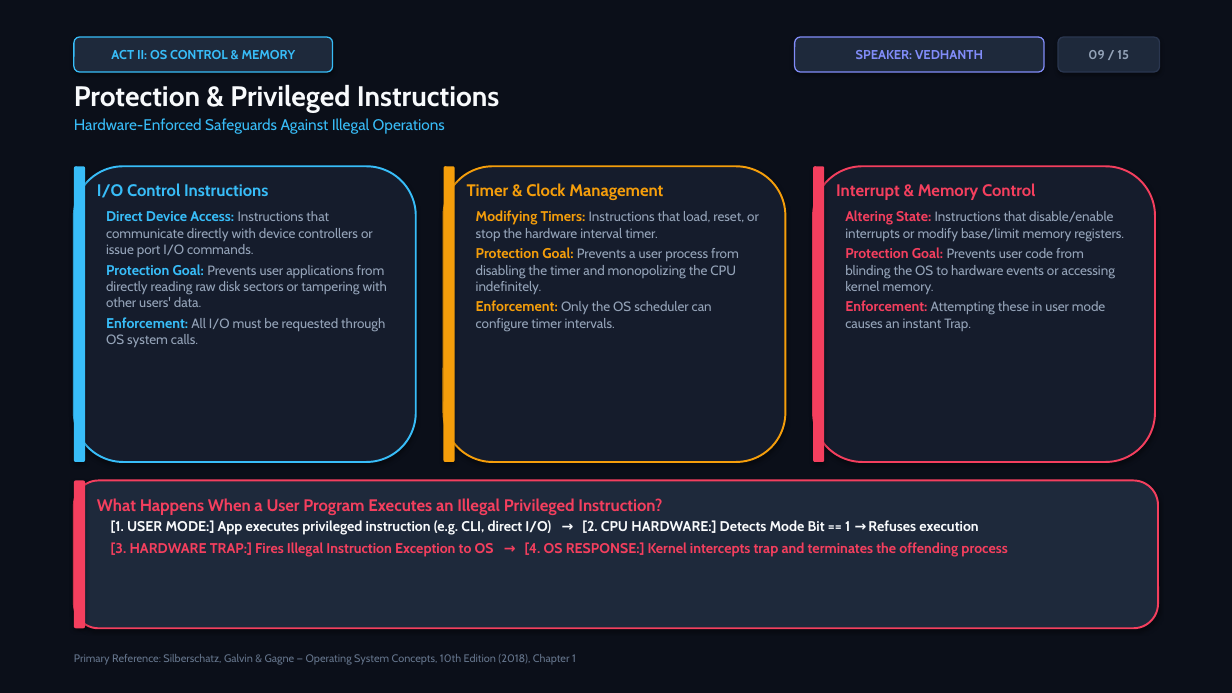
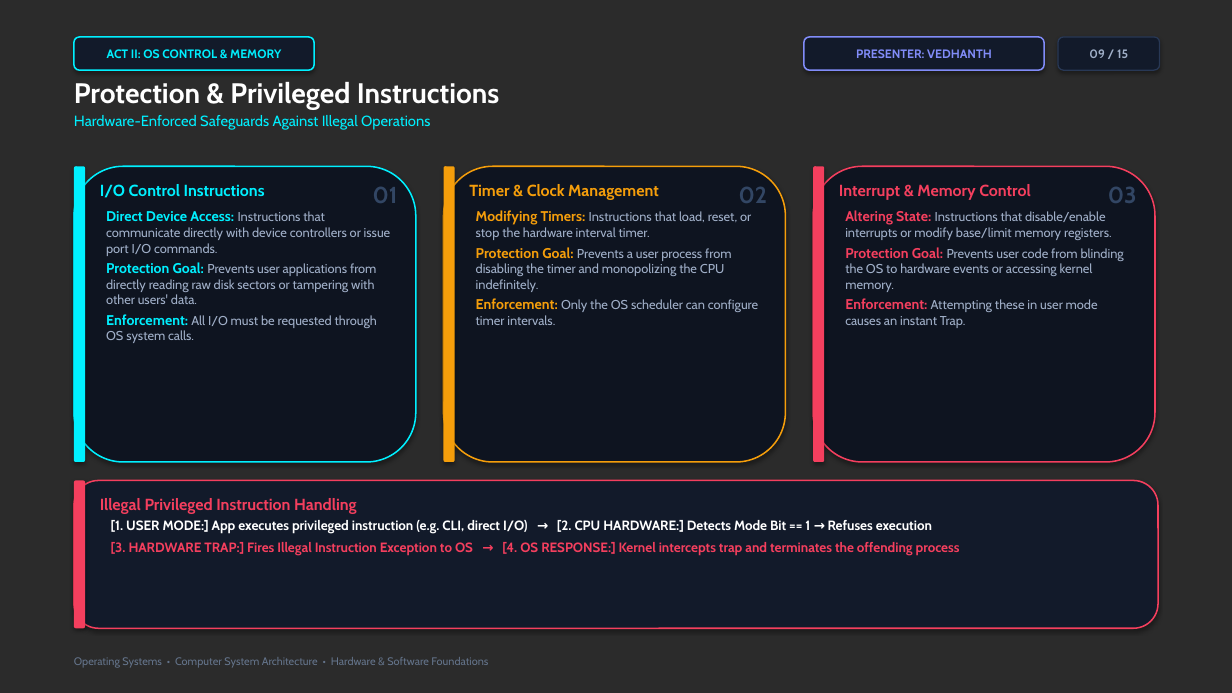
Before and after one commit to vangaramcharan2007-del/alfred, a slide deck: slide 9 of Computer_System_Architecture_OS.pptx. Drawn at 1232x693 pixels with LibreOffice and Linux fonts; fonts in the diff are those of the drawing; background and template pictures are left out; a plain dark background stands for a picture behind light text. Boxes give left, top, right and bottom in pixels: in the first picture for what was removed or moved away, otherwise in the second. Text is boxed around its words. In the diff, an @@ line names an element or a change of style, - is before the commit and + after.

Commit message:
feat(presentation): upgrade to high-production-value cinematic dark visual theme with 1080p hardware overlays

```diff
--- a/Computer_System_Architecture_OS.pptx
+++ b/Computer_System_Architecture_OS.pptx
@@ background #0B0F19 to picture (left out) @@
@@ rectangle removed at (0,0,1232,693) @@
@@ rounded rectangle "ACT II: OS CONTROL & ...": place and size @@
-rounded rectangle "ACT II: OS CONTROL & ..." at (74,37,333,72)
+rounded rectangle "ACT II: OS CONTROL & ..." at (74,37,314,70)
@@ rounded rectangle "ACT II: OS CONTROL & ..." at (74,37,314,70): size 10 to 9.5 pt, text colour #38BDF8 to #00F0FF; fill #1E293B to #121A2A; outline #38BDF8 1 pt to #00F0FF 1.2 pt @@
@@ rounded rectangle "PRESENTER: VEDHANTH": place and size @@
-rounded rectangle "PRESENTER: VEDHANTH" at (795,37,1044,72)
+rounded rectangle "PRESENTER: VEDHANTH" at (804,37,1044,70)
@@ rounded rectangle "PRESENTER: VEDHANTH" at (804,37,1044,70): fill #1E293B to #121A2A; outline #818CF8 1 pt to #818CF8 1.2 pt @@
@@ text in rounded rectangle at (856,49,992,58): text changed; size 10 to 9.5 pt @@
-SPEAKER: VEDHANTH
+PRESENTER: VEDHANTH
@@ rounded rectangle "09 / 15" at (1058,37,1160,70): size 10 to 9.5 pt, text colour #94A3B8 to #A0AFC8; fill #1E293B to #121A2A; outline #2A364F 1 pt to #283855 1 pt @@
@@ text "Protection & Privileged Instructions" at (74,82,499,130): text colour #F8FAFC to #FFFFFF in "Protection & Privileged Instructions"; size 12 to 11.5 pt, text colour #38BDF8 to #00F0FF in "Hardware-Enforced Safeguards Against Illegal Operations" @@
@@ rounded rectangle at (74,166,416,462): fill #151C2C to #0E1420; outline #38BDF8 1.5 pt to #00F0FF 1.2 pt @@
@@ rounded rectangle at (74,166,85,462): fill #38BDF8 to #00F0FF @@
@@ rounded rectangle at (444,166,786,462): fill #151C2C to #0E1420; outline #F59E0B 1.5 pt to #F59E0B 1.2 pt @@
@@ rounded rectangle at (813,166,1155,462): fill #151C2C to #0E1420; outline #F43F5E 1.5 pt to #F43F5E 1.2 pt @@
@@ text "Direct Device Access: Instructions that ..." at (106,211,391,343): size 10.5 to 10 pt, text colour #94A3B8 to #A0AFC8 in "Instructions that communicate directly with device controlle ...", "Prevents user applications from directly reading raw ...", "All I/O must be requested through OS ..."; text colour #38BDF8 to #00F0FF in "Direct Device Access:", "Protection Goal:", "Enforcement:" @@
@@ text "I/O Control Instructions" at (100,184,265,198): size 13 to 12.5 pt, text colour #38BDF8 to #00F0FF @@
@@ text added at (373,187,398,203), 18 pt, text #324664, bold @@
+01
@@ text "Modifying Timers: Instructions that load, ..." at (476,210,751,325): size 10.5 to 10 pt, text colour #94A3B8 to #A0AFC8 in "Instructions that load, reset, or stop the ...", "Prevents a user process from disabling the ...", "Only the OS scheduler can configure timer ..." @@
@@ text "Timer & Clock Management" at (469,184,659,200): size 13 to 12.5 pt @@
@@ text added at (739,187,768,203), 18 pt, text #324664, bold @@
+02
@@ text "Altering State: Instructions that disable/enable ..." at (845,210,1112,328): size 10.5 to 10 pt, text colour #94A3B8 to #A0AFC8 in "Instructions that disable/enable interrupts or modify base/l ...", "Prevents user code from blinding the OS ...", "Attempting these in user mode causes an ..." @@
@@ text "Interrupt & Memory Control" at (839,184,1030,200): size 13 to 12.5 pt @@
@@ text added at (1108,187,1137,203), 18 pt, text #324664, bold @@
+03
@@ rounded rectangle at (74,481,1158,628): fill #1E293B to #121A2A; outline #F43F5E 1.5 pt to #F43F5E 1.2 pt @@
@@ text at (100,498,357,514): text changed; size 13 to 12.5 pt @@
-What Happens When a User Program Executes an Illegal Privileged Instruction?
+Illegal Privileged Instruction Handling
@@ text "[1. USER MODE:] App executes ..." at (111,520,960,555): size 11 to 10.5 pt; text colour #F8FAFC to #FFFFFF in "[1. USER MODE:] App executes privileged instruction ..." @@
@@ text at (74,657,488,668): text changed @@
-Primary Reference: Silberschatz, Galvin & Gagne — Operating System Concepts, 10th Edition (2018), Chapter 1
+Operating Systems • Computer System Architecture • Hardware & Software Foundations
```
Also in this commit, not shown: 14 other slides changed, 19 other files.
